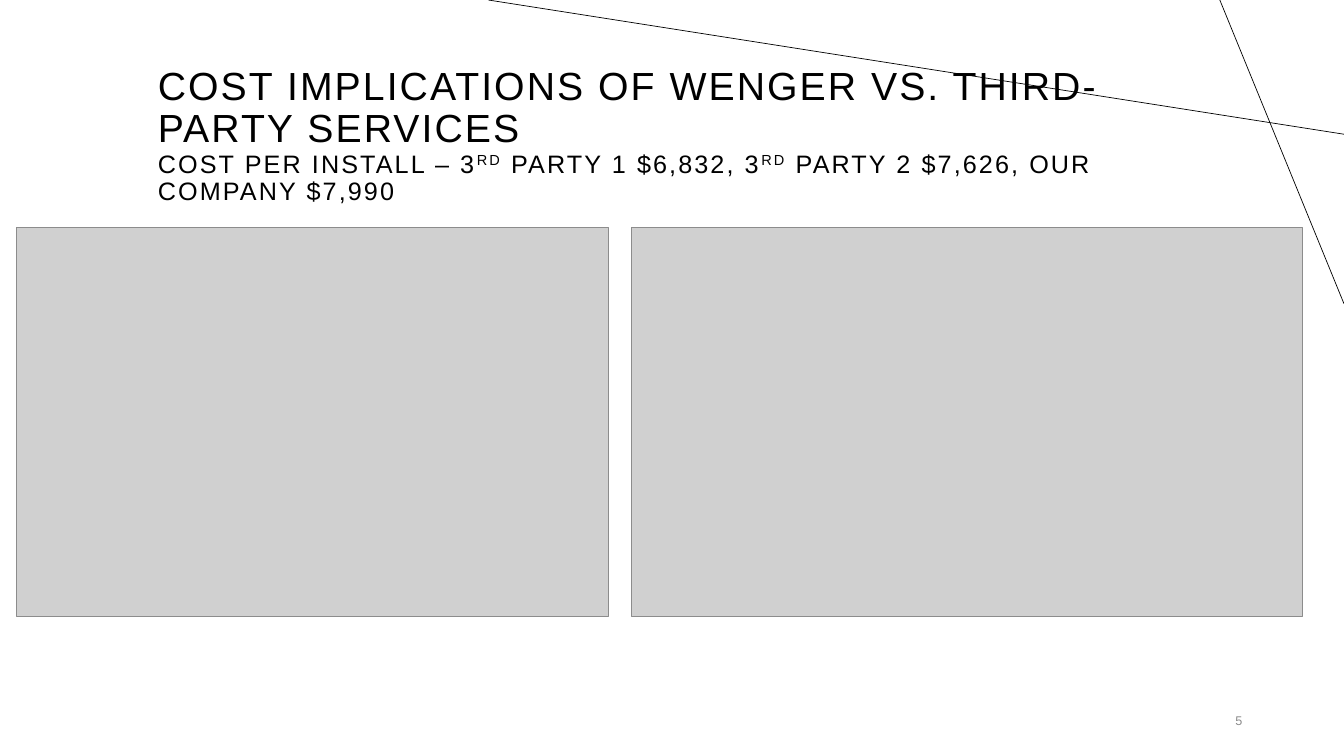
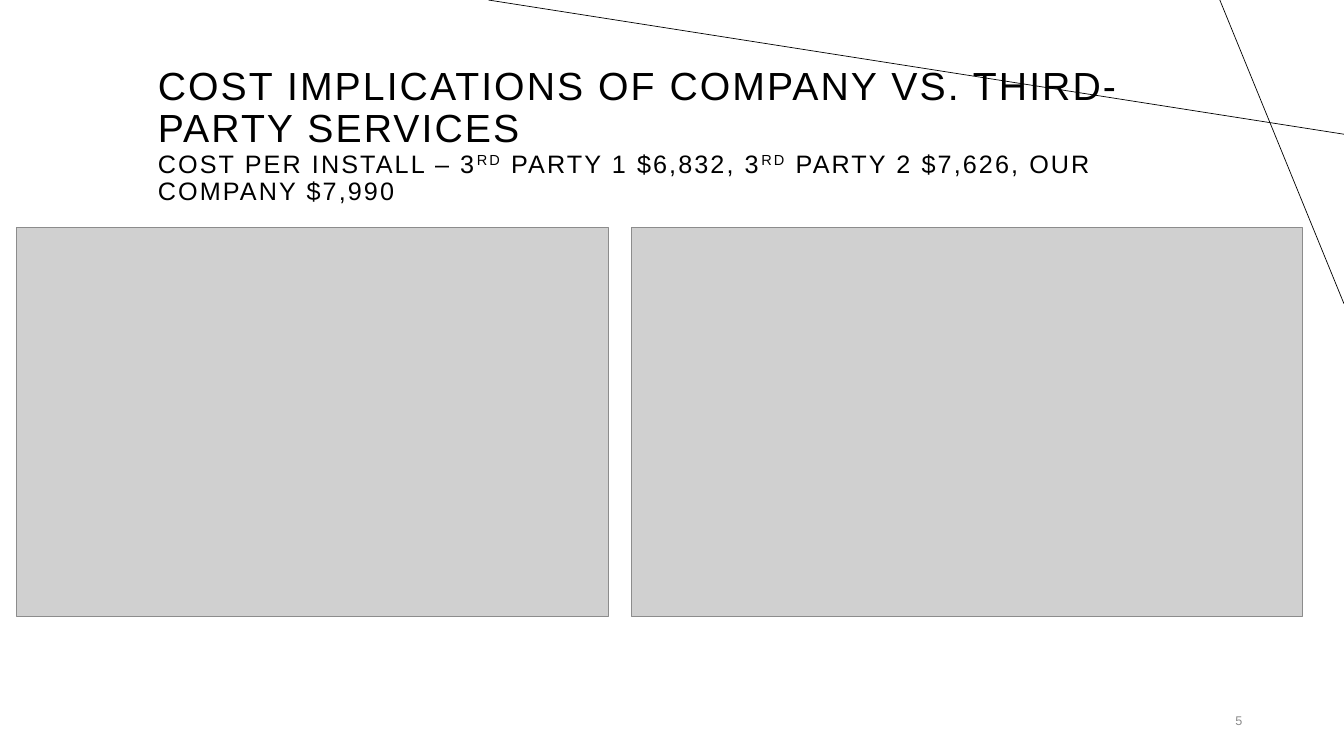
Before and after one commit to Albers1991/Data-Driven-Insights, a slide deck: slide 5 of cost_optimization_for_installation_operations/powerpoint/cost_optimization_for_installation_operations.pptx. Drawn at 1344x756 pixels with LibreOffice and Linux fonts; fonts in the diff are those of the drawing; grey boxes stand for pictures. Boxes give left, top, right and bottom in pixels: in the first picture for what was removed or moved away, otherwise in the second. Text is boxed around its words. In the diff, an @@ line names an element or a change of style, - is before the commit and + after.

```diff
--- a/cost_optimization_for_installation_operations/powerpoint/cost_optimization_for_installation_operations.pptx
+++ b/cost_optimization_for_installation_operations/powerpoint/cost_optimization_for_installation_operations.pptx
@@ title at <box>158,69,1116,204</box>: text changed @@
-COST IMPLICATIONS OF WENGER VS. THIRD-PARTY SERVICES
-COST PER INSTALL – 3RD PARTY 1 $6,832, 3RD PARTY 2 $7,626, OUR COMPANY $7,990
+COST IMPLICATIONS OF COMPANY VS. THIRD-PARTY SERVICES
+COST PER INSTALL – 3RD PARTY 1 $6,832, 3RD PARTY 2 $7,626, OUR COMPANY $7,990
```
Also in this commit, not shown: 2 other files.
